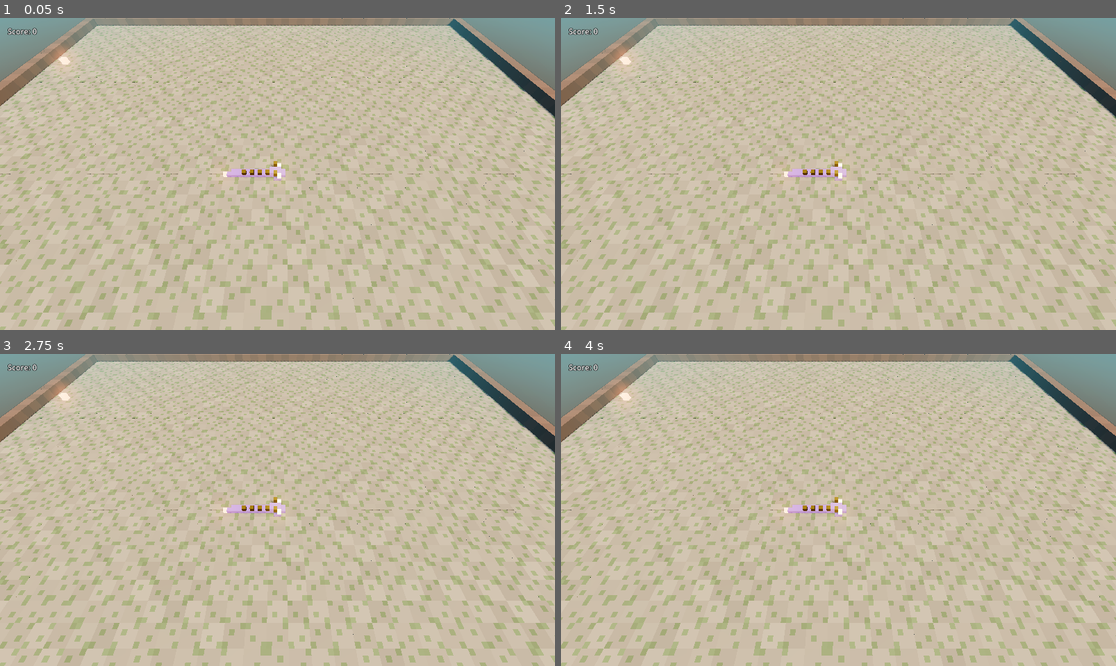
Above: before the commit, frames 1-4 (two rows, left to right).
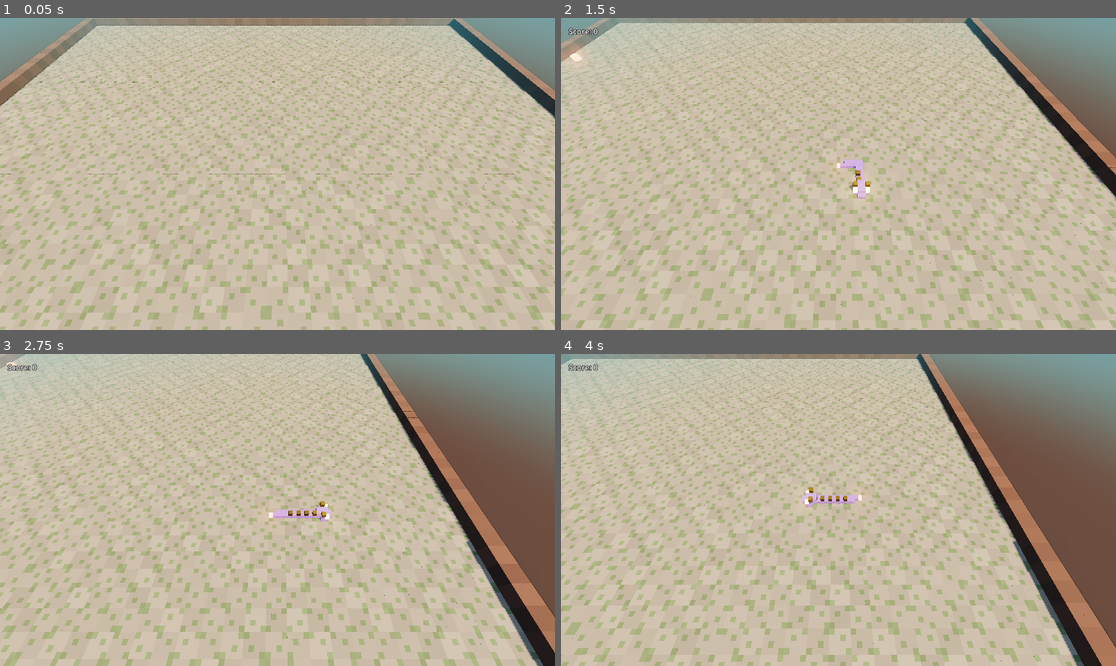
Above: after the commit, the same moments.

Repository: lzhu73/CMPM121-D04
Game: Godot game, scene res://main.tscn
Same seed, same stepped clock (60 frames per second), same inputs: the game is played once before the commit and once after it.
Inputs:
- Up to frame 1 (0.05 s): no input
- Up to frame 2 (1.5 s): tap Enter (ui_accept) at 0.5, 1.35 s; hold Right (ui_right) 0.53-1.28 s; hold Enter (ui_accept) 0.53-1.28 s; hold Down (ui_down) from 1.28 s (still down)
- Up to frame 3 (2.75 s): tap Enter (ui_accept) at 1.52, 1.82 s; release Down (ui_down) at 2.03 s; hold Right (ui_right) from 2.03 s (still down); hold Enter (ui_accept) from 2.03 s (still down)
- Up to frame 4 (4 s): release Right (ui_right) at 2.78 s; release Enter (ui_accept) at 2.78 s; hold Up (ui_up) 2.78-3.53 s; tap Enter (ui_accept) at 2.85, 3.02, 3.32 s; hold Left (ui_left) from 3.53 s (still down); hold Enter (ui_accept) from 3.53 s (still down)

The runs differ from the first frame. In frame 1, 0.6% of the frame differs, in the area x 1-52%, y 3-53%; in frame 2, 36%; in frame 3, 46%, in the area x 0-100%, y 0-100%; in frame 4, 44%.
Error after the commit: Invalid call. Nonexistent function 'set_anchors_and_offset_preset' in base 'Label'. (res://app/main.gd:38)

Commit message:
[Step 2] when dragon crashes, it gives feedback and it restarts when pressing space or enter

Diff:
--- a/app/main.gd
+++ b/app/main.gd
@@ -18,7 +18,9 @@
 var camera := Camera3D.new()
 var food_model := MeshInstance3D.new()
 var score_label := Label.new()
+var status_label := Label.new()
 var _clock := 0.0
+var _shake := 0.0
 
 
 func _ready() -> void:
@@ -32,24 +34,41 @@
 	score_label.position = Vector2(16, 16)
 	score_label.add_theme_constant_override("outline_size", 4)
 
-	_draw_food_and_score()
-	_draw_dragon()
+	add_child(status_label)
+	status_label.set_anchors_and_offset_preset(Control.PRESET_CENTER)
+	status_label.horizontal_alignment = HORIZONTAL_ALIGNMENT_CENTER
+	status_label.add_theme_font_size_override("font_size", 28)
+	status_label.add_theme_constant_override("outline_size", 6)
+
+	_sync_all()
+
 
 
 ## Input arrives as events, so even a tap shorter than one frame is never missed.
 func _unhandled_input(event: InputEvent) -> void:
+	if session.over:
+		if event.is_action_pressed("ui_accept"):
+			_restart()
+		return
+
 	for action in DIRECTIONS:
 		if event.is_action_pressed(action):
-			session.dragon.turn(DIRECTIONS[action])
+			session.turn(DIRECTIONS[action])
 
 
 func _process(delta: float) -> void:
-	_clock += delta
-	while _clock >= TICK_SECONDS:
-		_clock -= TICK_SECONDS
-		session.tick()
-		_draw_dragon()
-		_draw_food_and_score()
+	if not session.over:
+		_clock += delta
+		while _clock >= TICK_SECONDS:
+			_clock -= TICK_SECONDS
+			var was_over := session.over
+			session.tick()
+			_draw_dragon()
+			_draw_food_and_score()
+			if session.over and not was_over:
+				_on_crash()
+				break
+
 	_follow(delta)
 
 
@@ -64,14 +83,45 @@
 func _follow(delta: float) -> void:
 	var target := _center(session.dragon.body[0]) + CAMERA_OFFSET
 	camera.position = camera.position.lerp(target, 1 - exp(-3 * delta))
+	if _shake > 0.0:
+		_shake = max(0.0, _shake - delta * 2.5)
+		camera.position += Vector3(
+			randf_range(-0.35, 0.35) * _shake,
+			0.0,
+			randf_range(-0.35, 0.35) * _shake
+		)
+
 	camera.look_at(camera.position - CAMERA_OFFSET)
+
+func _on_crash() -> void:
+	_shake = 1.0
+	for i in session.dragon.body.size():
+		segments[i].rotation.x = randf_range(-0.06, 0.06)
+		segments[i].rotation.z = randf_range(-0.06, 0.06)
+	status_label.text = "CRASHED!\n\nFinal Score: %d\nPress Space or Enter to play again" % session.score
+	status_label.visible = true
+
+func _restart() -> void:
+	session = Session.new(GRID)
+	_clock = 0.0
+	_shake = 0.0
+	camera.position = _center(session.dragon.body[0]) + CAMERA_OFFSET
+	_sync_all()
+
+func _sync_all() -> void:
+	status_label.text = "Press an arrow key to begin"
+	status_label.visible = true
+	_draw_food_and_score()
+	_draw_dragon()
 
 
 func _draw_food_and_score() -> void:
+	if session.started and not session.over:
+		status_label.visible = false
 	food_model.visible = session.food != Session.NO_FOOD
 	if food_model.visible:
 		food_model.position = _center(session.food)
-	score_label.text = "Score: %d" % session.score
+	score_label.text = "Score: %d\n" % session.score
 
 
 func _draw_dragon() -> void:
@@ -89,7 +139,7 @@
 		var cell := body[i]
 		segment.mesh = meshes[Kit.Piece.keys()[placed[i][0]].to_lower()]
 		segment.position = _center(cell)
-		segment.rotation.y = placed[i][1] * PI / 2
+		segment.rotation = Vector3(0, placed[i][1] * PI / 2, 0)
 
 
 func _center(cell: Vector2i) -> Vector3:
